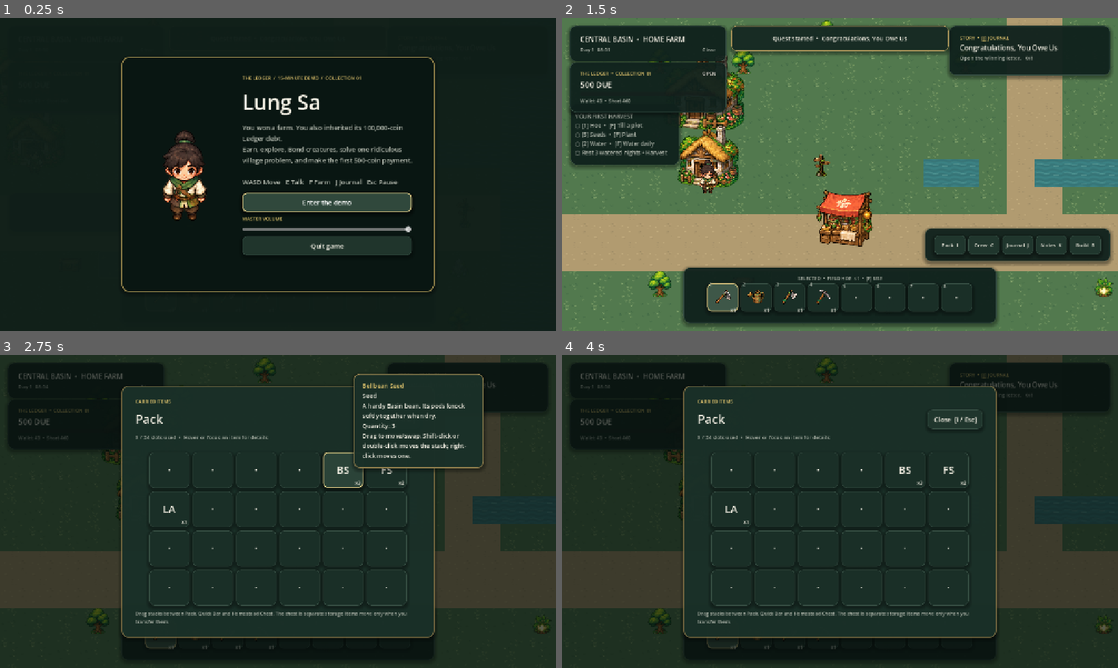
Above: before the commit, frames 1-4 (two rows, left to right).
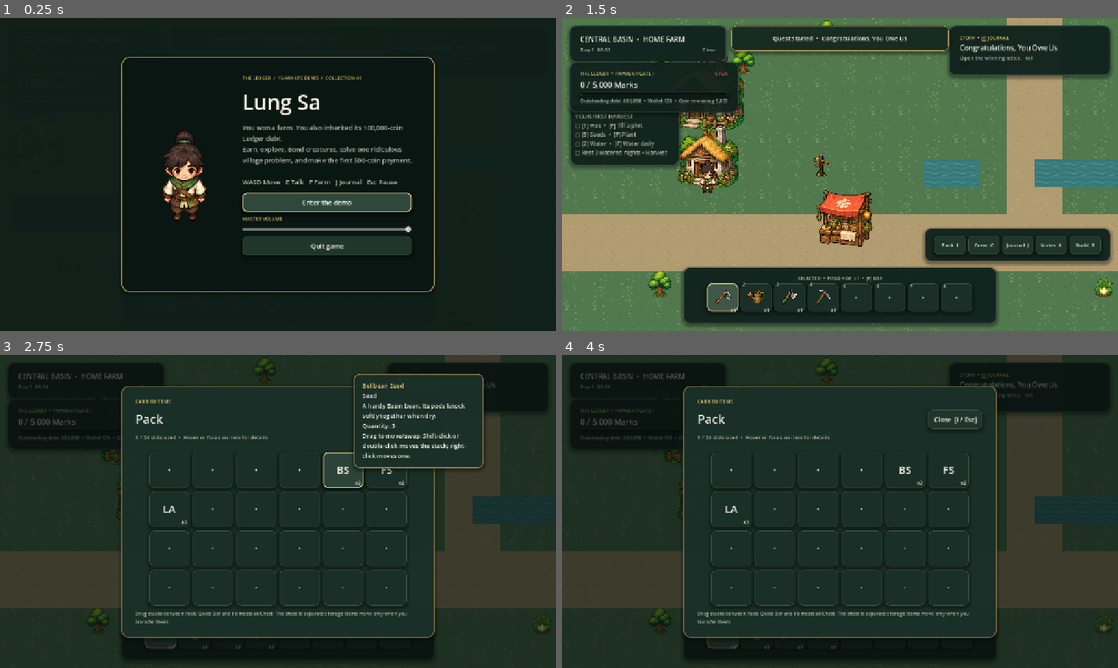
Above: after the commit, the same moments.

Repository: Tenzin627/gamedev
Game: Godot game, scene res://world/central_basin/zones/demo_farm.tscn
Same seed, same stepped clock (60 frames per second), same inputs: the game is played once before the commit and once after it.
Inputs (mouse positions are in pixels of both pictures, inside the frame that each line leads up to):
- Up to frame 1 (0.25 s): no input
- Up to frame 2 (1.5 s): click "Enter the demo" at 0.5 s; click "Collect & Continue" at 1.25 s
- Up to frame 3 (2.75 s): click "Pack I" at 2 s
- Up to frame 4 (4 s): tap Enter (ui_accept) at 2.75, 3.02 s; move the mouse to (962, 495) at 2.77 s; hold D (move_right) 2.78-3.5 s; hold E (interact) 2.78-3.5 s; click (962, 495) at 2.92 s; click (723, 633) at 3.52 s

The runs differ from the first frame. In frame 2, 0.8% of the frame differs, in the area x 3-33%, y 14-32%; in frame 3, 0.1%; in frame 4, 0.1%.
Error before the commit: Invalid access to property or key 'FIRST_INSTALLMENT' on a base object of type 'Node (debt_service.gd)'. (res://ui/hud/debt_tracker_widget.gd:35)

Commit message:
CHO-14: make debt tracker use profile-driven payment gate

Diff:
--- a/ui/hud/debt_tracker_widget.gd
+++ b/ui/hud/debt_tracker_widget.gd
@@ -28,35 +28,43 @@
         GameSession.session_state_changed.disconnect(_on_session_state_changed)
 
 func refresh() -> void:
-    var due: int = DebtService.get_current_due()
-    var remaining: int = DebtService.get_remaining_total()
+    var target: int = maxi(DebtService.get_payment_gate_target(), 0)
+    var progress: int = DebtService.get_payment_gate_progress()
+    var remaining_debt: int = DebtService.get_remaining_total()
     var currency: int = int(GameSession.get_value(&"currency", 0))
-    kicker.text = "THE LEDGER  •  COLLECTION 01"
-    funds_bar.max_value = float(DebtService.FIRST_INSTALLMENT)
+    var remaining_gate: int = maxi(target - progress, 0)
+
+    kicker.text = "THE LEDGER  •  PAYMENT GATE I"
+    funds_bar.max_value = float(maxi(target, 1))
+    funds_bar.value = float(progress)
+
     if DebtService.is_first_payment_complete():
-        stamp.text = "PAID"
+        stamp.text = "GATE MET"
         stamp.add_theme_color_override(&"font_color", LungSaUIStyle.COLOR_SUCCESS)
-        amount.text = "500 / 500  STAMPED"
-        funds_bar.value = float(DebtService.FIRST_INSTALLMENT)
+        amount.text = "%s / %s Marks" % [_format_number(progress), _format_number(target)]
+        meta.text = "Outstanding debt  %s Marks" % _format_number(remaining_debt)
         _style_bar(LungSaUIStyle.COLOR_SUCCESS)
-        meta.text = "Outstanding balance  %d" % remaining
         return
 
-    var ready_funds: int = mini(currency, DebtService.FIRST_INSTALLMENT)
-    var shortfall: int = maxi(due - currency, 0)
-    funds_bar.value = float(ready_funds)
-    if shortfall <= 0:
-        stamp.text = "READY"
-        stamp.add_theme_color_override(&"font_color", LungSaUIStyle.COLOR_SUCCESS)
-        amount.text = "%d DUE  •  FUNDS READY" % due
-        meta.text = "Wallet %d  •  Return to the Ledger desk" % currency
-        _style_bar(LungSaUIStyle.COLOR_SUCCESS)
-    else:
-        stamp.text = "OPEN"
-        stamp.add_theme_color_override(&"font_color", LungSaUIStyle.COLOR_LEDGER)
-        amount.text = "%d DUE" % due
-        meta.text = "Wallet %d  •  Short %d" % [currency, shortfall]
-        _style_bar(LungSaUIStyle.COLOR_LEDGER)
+    stamp.text = "OPEN"
+    stamp.add_theme_color_override(&"font_color", LungSaUIStyle.COLOR_LEDGER)
+    amount.text = "%s / %s Marks" % [_format_number(progress), _format_number(target)]
+    meta.text = "Outstanding debt  %s  •  Wallet %s  •  Gate remaining %s" % [
+        _format_number(remaining_debt),
+        _format_number(currency),
+        _format_number(remaining_gate),
+    ]
+    _style_bar(LungSaUIStyle.COLOR_LEDGER)
+
+func _format_number(value: int) -> String:
+    var negative: bool = value < 0
+    var digits: String = str(absi(value))
+    var formatted: String = ""
+    while digits.length() > 3:
+        formatted = "," + digits.substr(digits.length() - 3, 3) + formatted
+        digits = digits.substr(0, digits.length() - 3)
+    formatted = digits + formatted
+    return "-" + formatted if negative else formatted
 
 func _style_bar(accent: Color) -> void:
     funds_bar.add_theme_stylebox_override(&"background", LungSaUIStyle.panel_style(Color("#08120FDD"), Color("#33443B"), 1, 4, 0.0))
